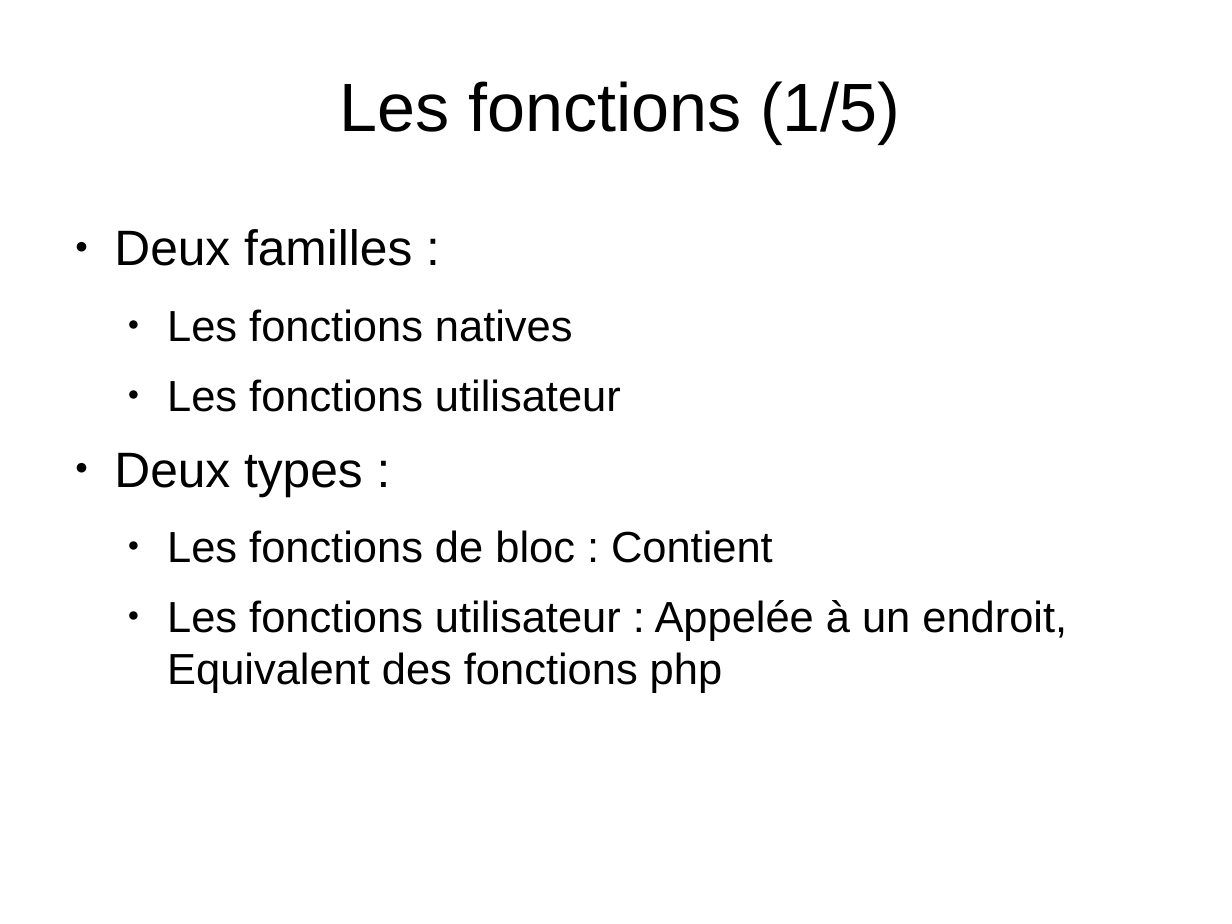
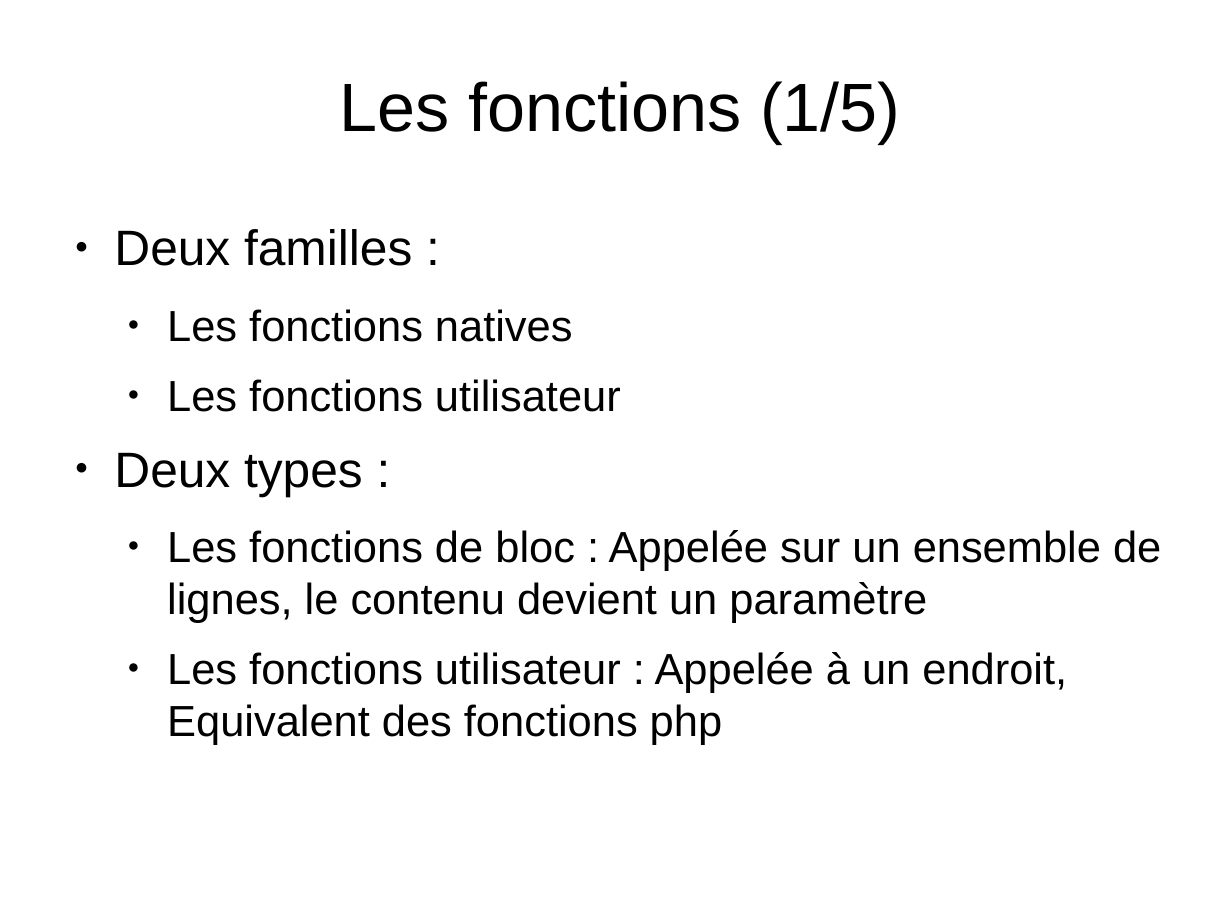
Before and after one commit to sion77/Bob-Project, a slide deck: slide 13 of docs/smarty.odp. Drawn at 1232x924 pixels with LibreOffice and Linux fonts; fonts in the diff are those of the drawing. Boxes give left, top, right and bottom in pixels: in the first picture for what was removed or moved away, otherwise in the second. Text is boxed around its words. In the diff, an @@ line names an element or a change of style, - is before the commit and + after.

```diff
--- a/docs/smarty.odp
+++ b/docs/smarty.odp
@@ text at (167,530,1161,623): text changed @@
-  ● Les fonctions de bloc : Contient
+  ● Les fonctions de bloc : Appelée sur un ensemble de lignes, le contenu devient un paramètre
```
Also in this commit, not shown: 18 other slides changed.
